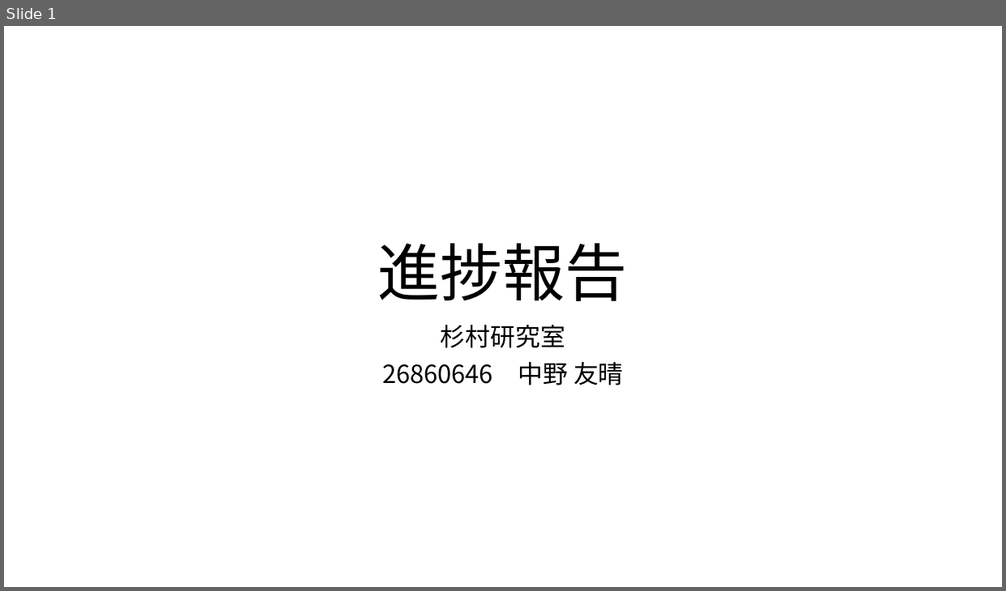
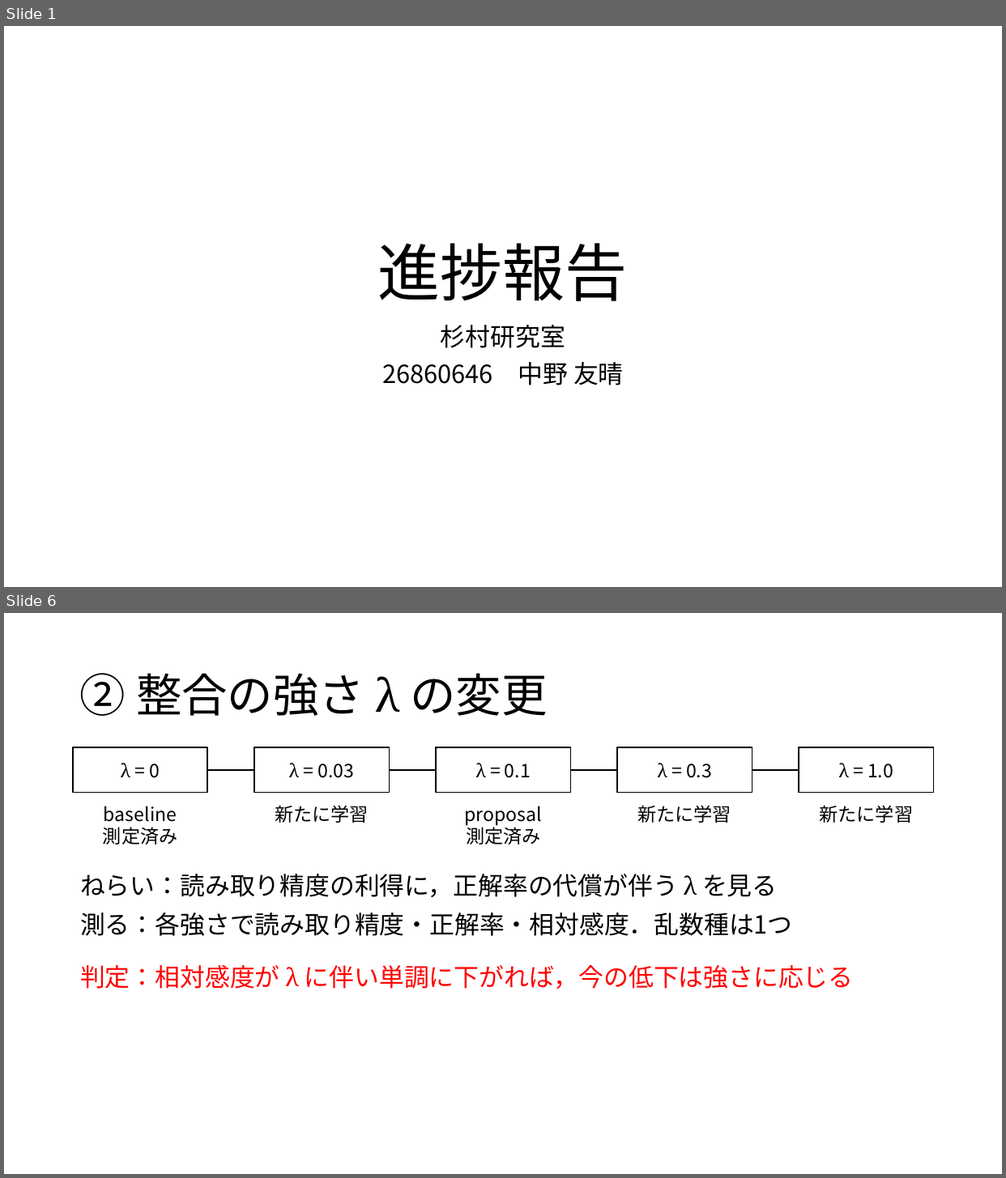
Before and after one commit to tomoking2004/taskalign, a slide deck: presentations/20261120_進捗報告.pptx. Shown one above the other, each under a label of ours: slide 1 before the commit, slides 1 and 6 after it; the slides between them are not shown. The pictures are 1006x591 and 1006x1178 pixels, drawn with LibreOffice and Linux fonts; fonts in the diff are those of the drawing. Boxes give left, top, right and bottom in pixels: in the first picture for what was removed or moved away, otherwise in the second. Text is boxed around its words. In the diff, an @@ line names an element or a change of style, - is before the commit and + after.

Commit message:
docs: rework the 20 November progress report
- 20261120_進捗報告.pptx：11/18 の3枚を8枚にした．構成は，表紙，学会での質問，十分には使われない理由，今後の方針，手順①〜④を1枚ずつである（本人の指摘）．理由は「答えを良くしないなら，手順の情報は後段にあまり読まれない」という一つの候補とし，その二通り（位置・方向）を図で示す．手順の各枚には，模式図と，ねらい・測るもの・判定を置いた．判定はポスターの語「十分には使われない」で言う．入れ替えは研究文書から外したので載せず，手順どうしの依存の行と一覧の矢印も置かない．20261106_進捗報告.pptx の雛形の部品に書いて組んだ
- principles.md：この資料への本人の指摘（2026-11-18・19）を規定にした．計画の回は手順を一枚ずつ説明する．質問と応え方の表は欄だけで読めるようにし，近い手順を当てて応えた形にしない．理由の候補は聴き手の前提に照らして理由になっているかを確かめ，同じ現象の言い換えを別の候補に立てない．規則の例外には理由を同じ行に書く．囲みと名は同じものを指すときだけ隣に置く．手順どうしの依存は載せない．スライドの λ は数式の書体で組む
- 確定前の走査：PowerPoint で開いて8枚を画像で確かめた．validate.py に合格し，文字の走査とメモはどちらも 0 件，PDF の書体は游明朝と Cambria Math だけだった．事実照合・規定・言語・教授の目の4つの観点で全文の読みを通し，その後に変えた行も読ませた

```diff
--- a/presentations/20261120_進捗報告.pptx
+++ b/presentations/20261120_進捗報告.pptx
@@ slide 6 added at [4, 613, 1002, 1174], background #FFFFFF @@
@@ title added at [80, 673, 547, 716], 44 pt, text #000000 @@
+② 整合の強さ λ の変更
@@ rectangle added at [73, 747, 207, 793], outline #000000 1.25 pt, 18 pt, text #000000 @@
+λ = 0
@@ rectangle added at [255, 747, 390, 793], outline #000000 1.25 pt, 18 pt, text #000000 @@
+λ = 0.03
@@ rectangle added at [436, 747, 571, 793], outline #000000 1.25 pt, 18 pt, text #000000 @@
+λ = 0.1
@@ rectangle added at [618, 747, 752, 793], outline #000000 1.25 pt, 18 pt, text #000000 @@
+λ = 0.3
@@ rectangle added at [799, 747, 934, 793], outline #000000 1.25 pt, 18 pt, text #000000 @@
+λ = 1.0
@@ line added from (207, 770) to (255, 770), #000000 1.25 pt @@
@@ line added from (389, 770) to (436, 770), #000000 1.25 pt @@
@@ line added from (571, 770) to (618, 770), #000000 1.25 pt @@
@@ line added from (752, 770) to (799, 770), #000000 1.25 pt @@
@@ text added at [104, 806, 177, 822], 18 pt, text #000000 @@
+baseline
@@ text added at [275, 805, 368, 823], 18 pt, text #000000 @@
+新たに学習
@@ text added at [464, 806, 542, 825], 18 pt, text #000000 @@
+proposal
@@ text added at [638, 805, 731, 823], 18 pt, text #000000 @@
+新たに学習
@@ text added at [820, 805, 913, 823], 18 pt, text #000000 @@
+新たに学習
@@ text added at [103, 827, 177, 845], 18 pt, text #000000 @@
+測定済み
@@ text added at [466, 824, 540, 845], 18 pt, text #000000 @@
+測定済み
@@ text added at [80, 874, 793, 936], 24 pt, text #000000 @@
+ねらい：読み取り精度の利得に，正解率の代償が伴う λ を見る
+測る：各強さで読み取り精度・正解率・相対感度．乱数種は1つ
@@ text added at [80, 965, 854, 989], 24 pt, text #FF0000 @@
+判定：相対感度が λ に伴い単調に下がれば，今の低下は強さに応じる
```
Also in this commit, not shown: 2 slides changed, 4 other slides added, 1 other file.
